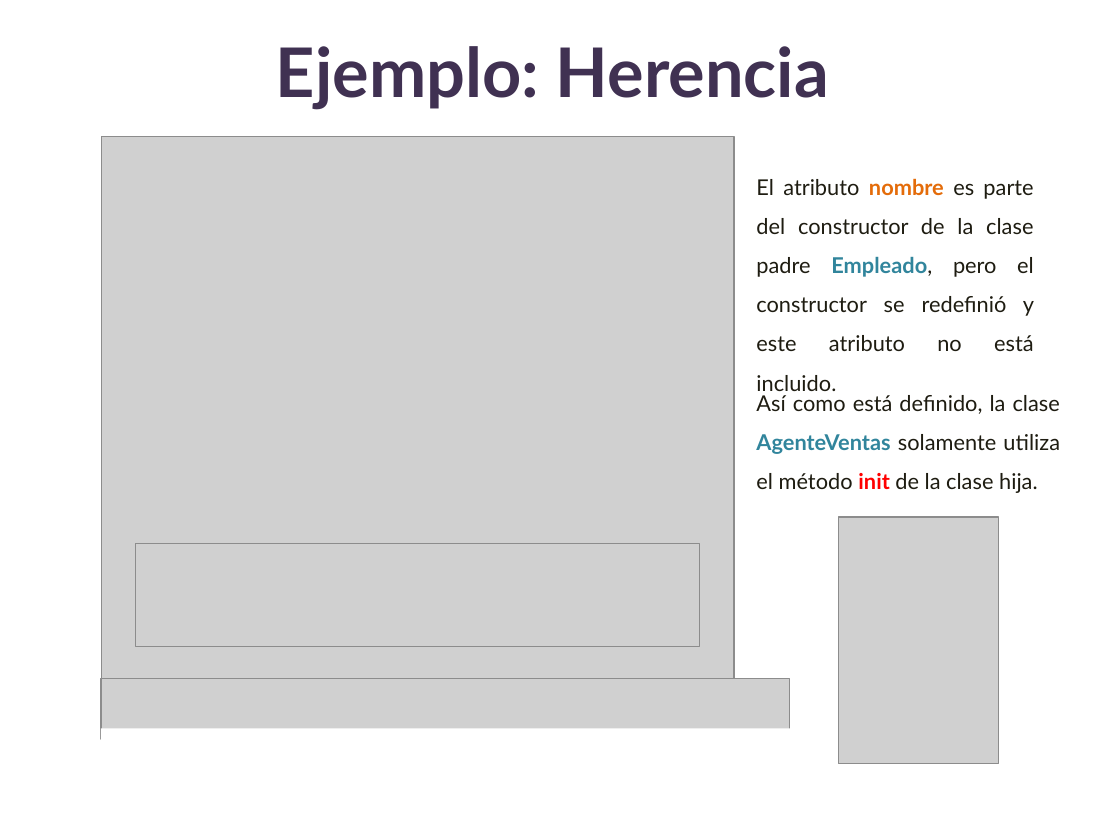
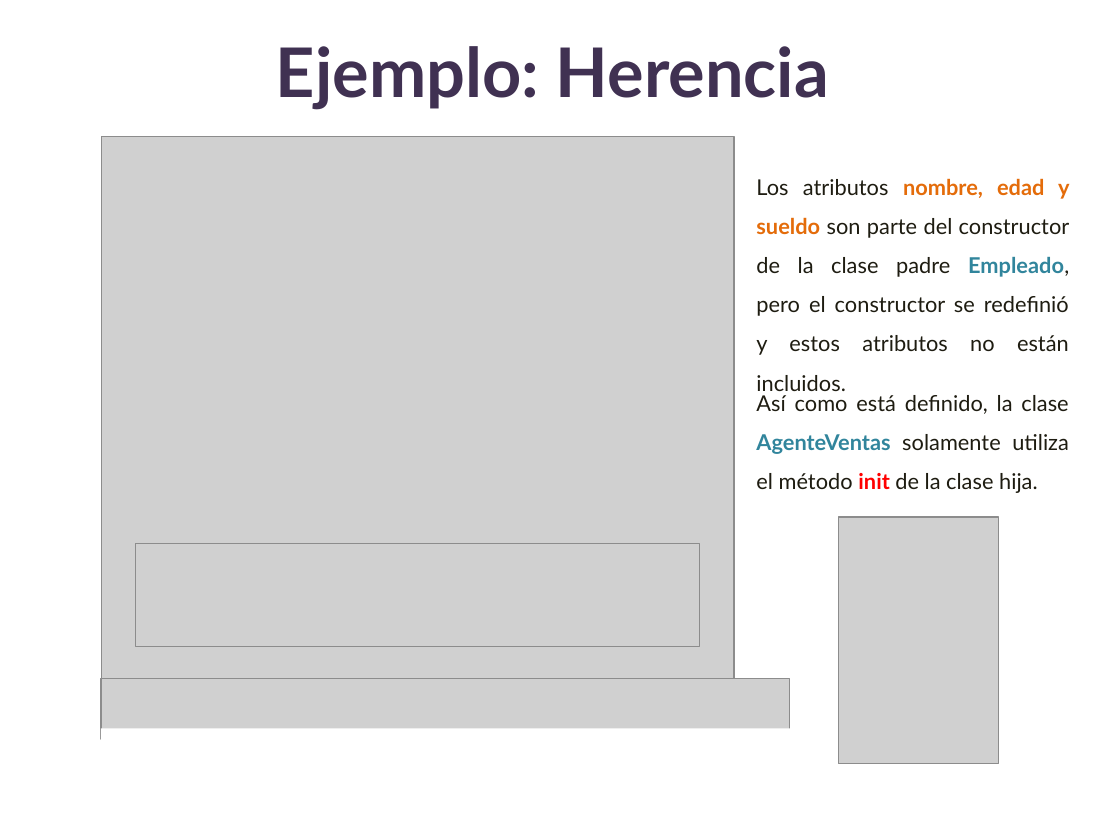
Before and after one commit to lizetheP/Analitica, a slide deck: slide 5 of Calendario2024/presentaciones/16_POO_Herencia.pptx. Drawn at 1120x840 pixels with LibreOffice and Linux fonts; fonts in the diff are those of the drawing; grey boxes stand for pictures. Boxes give left, top, right and bottom in pixels: in the first picture for what was removed or moved away, otherwise in the second. Text is boxed around its words. In the diff, an @@ line names an element or a change of style, - is before the commit and + after.

```diff
--- a/Calendario2024/presentaciones/16_POO_Herencia.pptx
+++ b/Calendario2024/presentaciones/16_POO_Herencia.pptx
@@ text at box(756, 178, 1070, 355): text changed @@
-El atributo nombre es parte del constructor de la clase padre Empleado, pero el constructor se redefinió y este atributo no está incluido.
+Los atributos nombre, edad y sueldo son parte del constructor de la clase padre Empleado, pero el constructor se redefinió y estos atributos no están incluidos.
@@ text "Así como está definido, la ..." rewrapped from box(756, 395, 1060, 493) to box(756, 395, 1069, 493) @@
```
Also in this commit, not shown: 7 other files.
